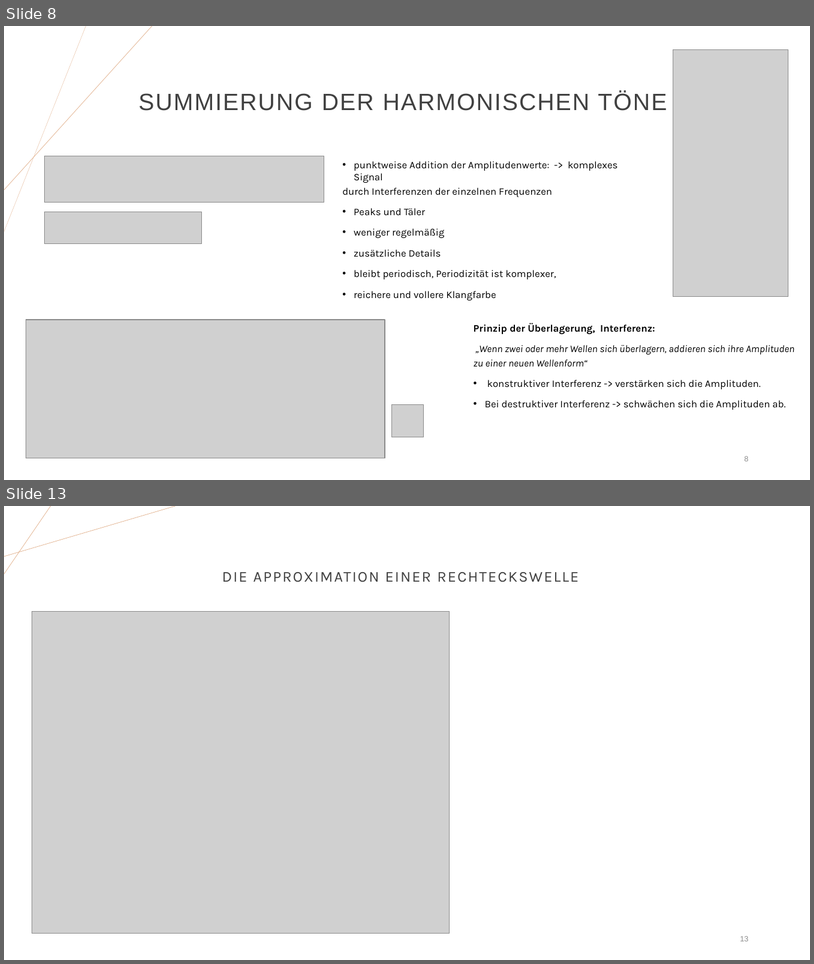
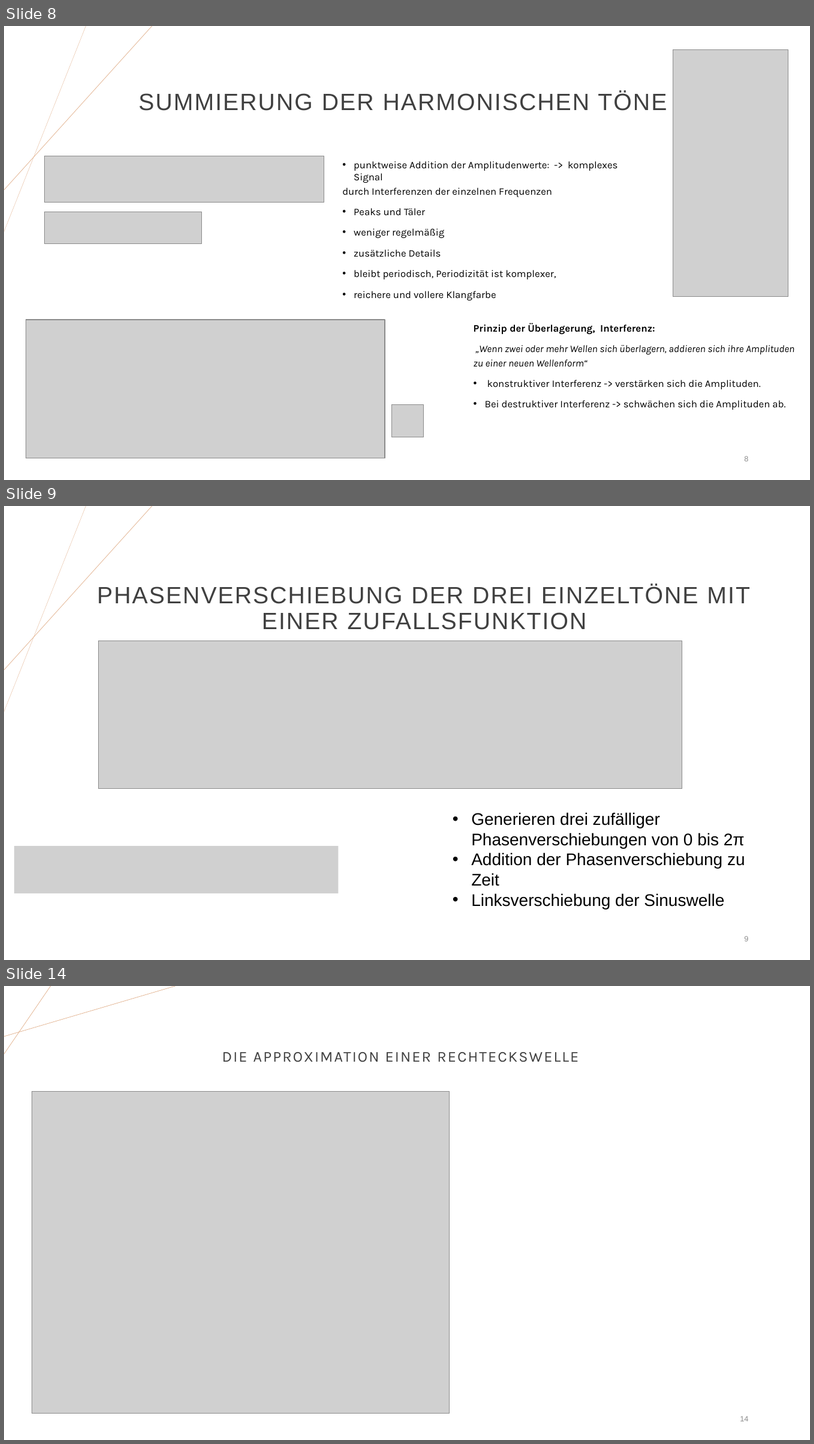
Before and after one commit to JoHoppe/LaborSprache, a slide deck: Digitale Sprachverarbeitung.pptx. Shown one above the other, each under a label of ours: slides 8 and 13 before the commit, slides 8, 9 and 14 after it; the slides between them are not shown. The pictures are 814x964 and 814x1444 pixels, drawn with LibreOffice and Linux fonts; fonts in the diff are those of the drawing; grey boxes stand for pictures. Boxes give left, top, right and bottom in pixels: in the first picture for what was removed or moved away, otherwise in the second. Text is boxed around its words. In the diff, an @@ line names an element or a change of style, - is before the commit and + after.

```diff
--- a/Digitale Sprachverarbeitung.pptx
+++ b/Digitale Sprachverarbeitung.pptx
@@ slide 9 added at bbox=[4, 506, 810, 960], background #FFFFFF; not listed: 2 template elements that a slide beside it also shows @@
@@ title added at bbox=[97, 585, 750, 630], 28 pt, text #404040 @@
+PHASENVERSCHIEBUNG DER DREI EINZELTÖNE MIT EINER ZUFALLSFUNKTION
@@ picture added at bbox=[98, 641, 683, 789] @@
@@ text added at bbox=[471, 812, 746, 909], 20 pt, text #000000 @@
+• Generieren drei zufälliger Phasenverschiebungen von 0 bis 2π
+• Addition der Phasenverschiebung zu Zeit
+• Linksverschiebung der Sinuswelle
@@ picture added at bbox=[14, 846, 339, 893] @@
@@ page number added at bbox=[744, 936, 749, 941], 9 pt, text #8C8C8C @@
+9
@@ what was slide 13 is now slide 14 @@
@@ page number at bbox=[740, 1416, 749, 1421]: text changed @@
-13
+14
```
Also in this commit, not shown: 1 slide changed, 3 other slides added, 3 slides removed, 2 other files.
